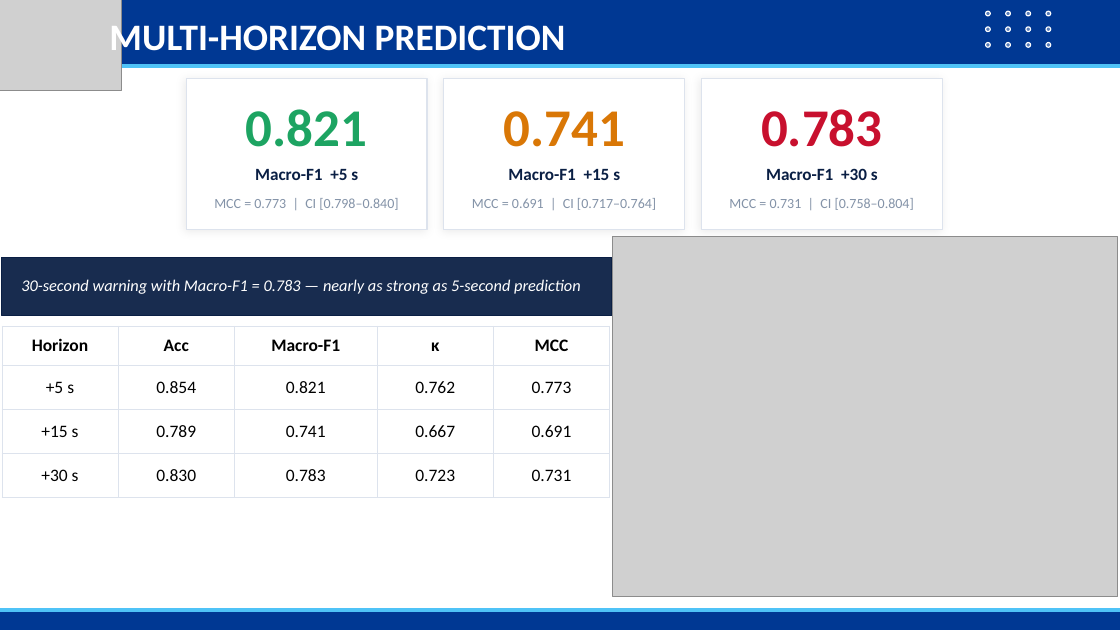
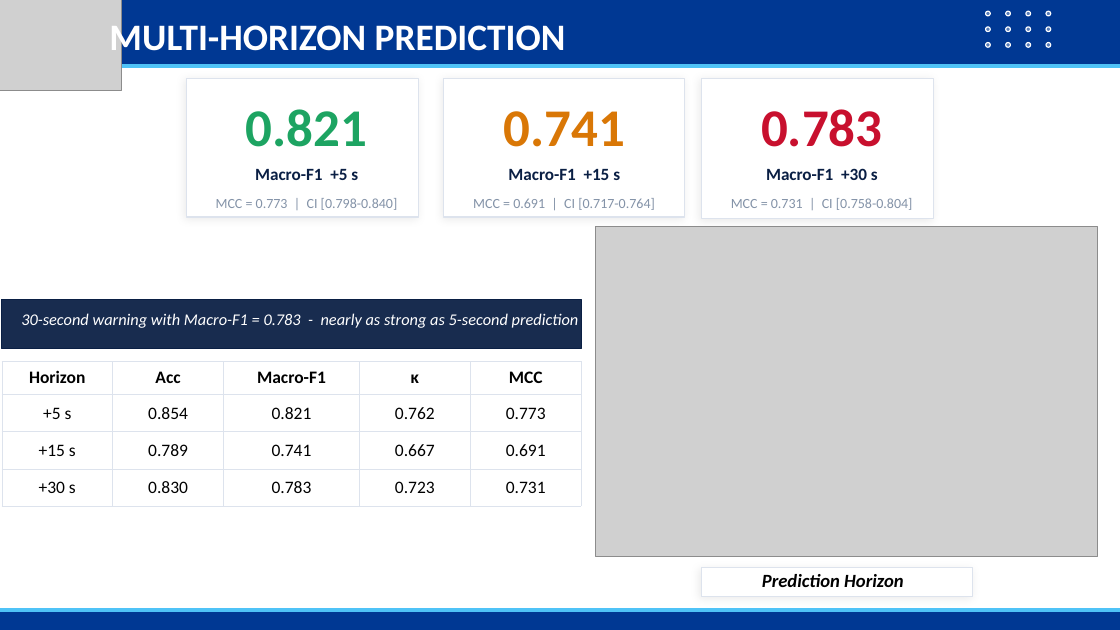
Before and after one commit to Jorshuare/AI-Based-Prediction-for-GNSS-Signal-Degradation, a slide deck: slide 13 of docs/SENTINEL_GNSS_Presentation.pptx. Drawn at 1120x630 pixels with LibreOffice and Linux fonts; fonts in the diff are those of the drawing; grey boxes stand for pictures; background and template pictures are left out. Boxes give left, top, right and bottom in pixels: in the first picture for what was removed or moved away, otherwise in the second. Text is boxed around its words. In the diff, an @@ line names an element or a change of style, - is before the commit and + after.

```diff
--- a/docs/SENTINEL_GNSS_Presentation.pptx
+++ b/docs/SENTINEL_GNSS_Presentation.pptx
@@ rectangle: place and size @@
-rectangle at <box>187,78,428,229</box>
+rectangle at <box>187,78,419,217</box>
@@ rectangle: place and size @@
-rectangle at <box>444,78,685,229</box>
+rectangle at <box>444,78,685,217</box>
@@ rectangle: place and size @@
-rectangle at <box>702,78,943,229</box>
+rectangle at <box>702,78,934,218</box>
@@ text at <box>216,198,398,210</box>: text changed @@
-MCC = 0.773 | CI [0.798–0.840]
+MCC = 0.773 | CI [0.798-0.840]
@@ text at <box>473,198,655,210</box>: text changed @@
-MCC = 0.691 | CI [0.717–0.764]
+MCC = 0.691 | CI [0.717-0.764]
@@ text at <box>731,198,913,210</box>: text changed @@
-MCC = 0.731 | CI [0.758–0.804]
+MCC = 0.731 | CI [0.758-0.804]
@@ picture: place and size @@
-picture at <box>613,236,1117,597</box>
+picture at <box>596,227,1097,557</box>
@@ rectangle: place and size @@
-rectangle at <box>2,257,613,315</box>
+rectangle at <box>2,300,581,350</box>
@@ text at <box>21,313,579,328</box>: text changed @@
-30-second warning with Macro-F1 = 0.783 — nearly as strong as 5-second prediction
+30-second warning with Macro-F1 = 0.783 - nearly as strong as 5-second prediction
@@ table: place and size @@
-table at <box>2,326,608,497</box>
+table at <box>2,361,581,506</box>
@@ rectangle added at <box>702,568,972,597</box>, fill #FFFFFF, outline #DDE3ED 1 pt @@
@@ text added at <box>762,574,903,587</box>, 16 pt, text #000000, bold, italic @@
+Prediction Horizon
```
Also in this commit, not shown: 20 other slides changed, 1 slide added, 46 other files.
